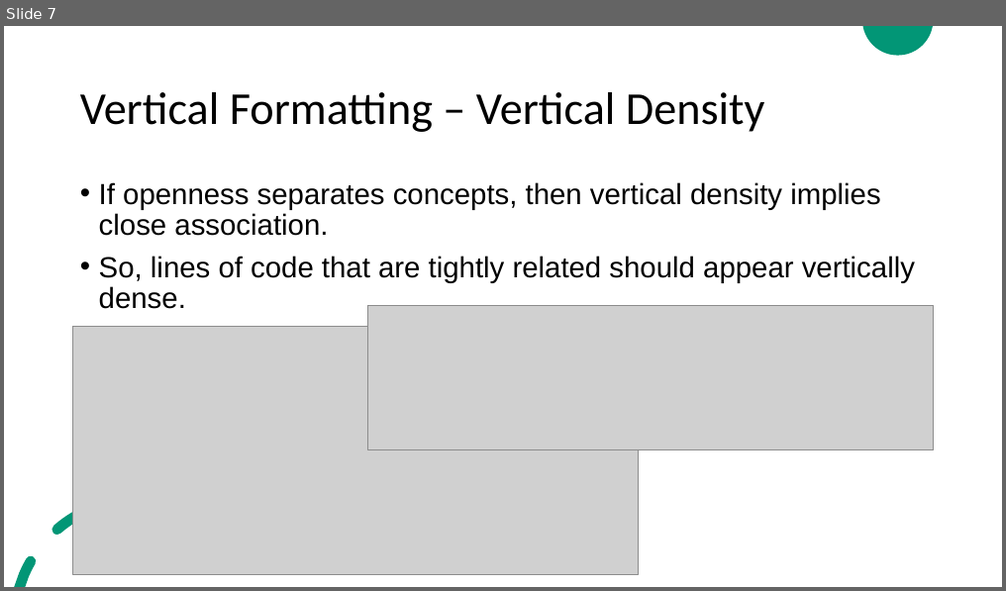
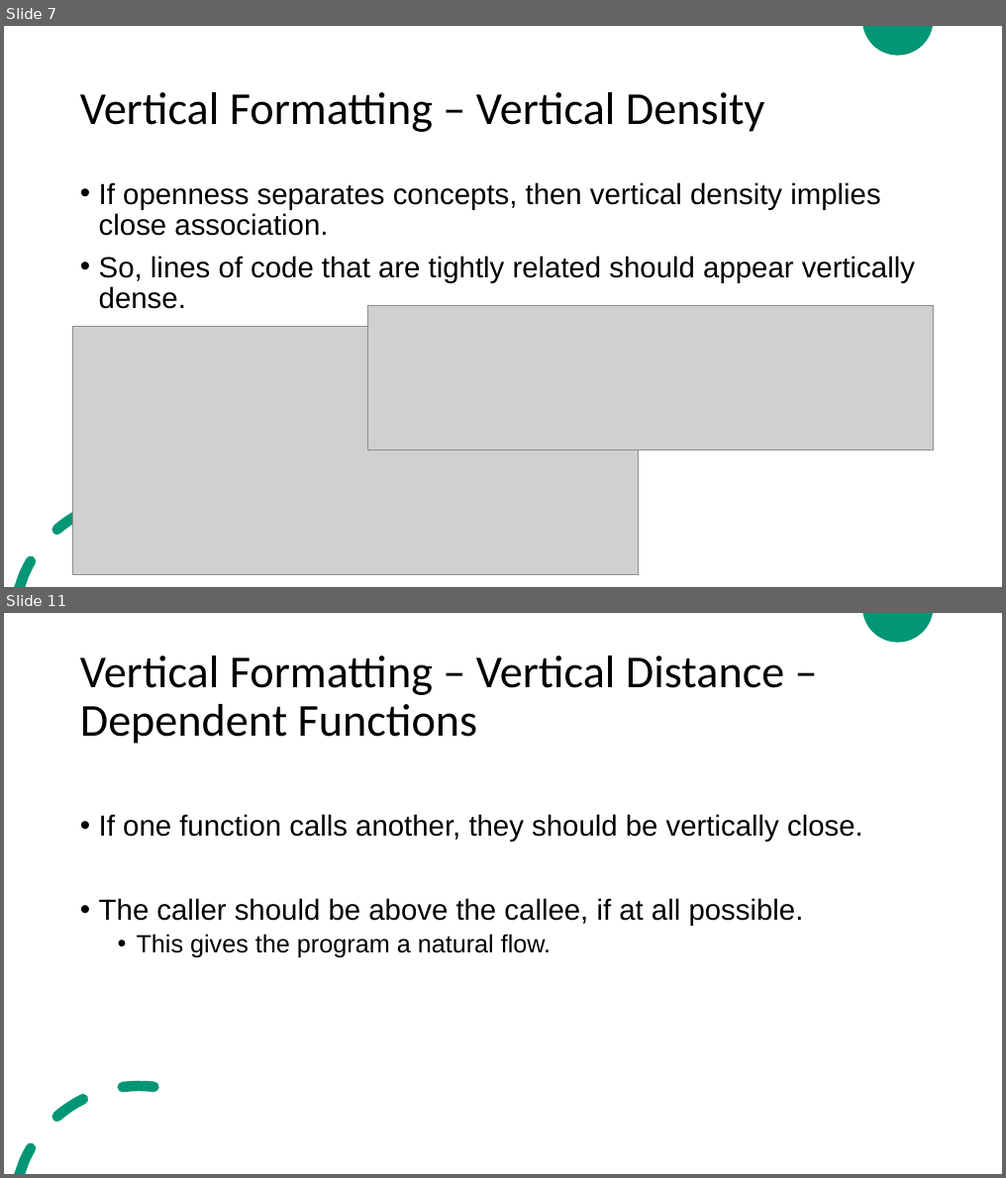
Before and after one commit to ZeinaZayed4/clean-code, a slide deck: Clean Code - Chapter 5.pptx. Shown one above the other, each under a label of ours: slide 7 before the commit, slides 7 and 11 after it; the slides between them are not shown. The pictures are 1006x591 and 1006x1178 pixels, drawn with LibreOffice and Linux fonts; fonts in the diff are those of the drawing; grey boxes stand for pictures. Boxes give left, top, right and bottom in pixels: in the first picture for what was removed or moved away, otherwise in the second. Text is boxed around its words. In the diff, an @@ line names an element or a change of style, - is before the commit and + after.

Commit message:
Update Clean Code - Chapter 5.pptx
Completed vertical formatting section

```diff
--- a/Clean Code - Chapter 5.pptx
+++ b/Clean Code - Chapter 5.pptx
@@ slide 11 added at (4,613,1002,1174), background #FFFFFF; not listed: 2 template elements that a slide beside it also shows @@
@@ title added at (80,656,784,744), 44 pt, text #000000 @@
+Vertical Formatting – Vertical Distance – Dependent Functions
@@ text added at (99,814,863,959), 28 pt, text #000000 @@
+• If one function calls another, they should be vertically close.
+• The caller should be above the callee, if at all possible.
+  • This gives the program a natural flow.
```
Also in this commit, not shown: 5 other slides added.
